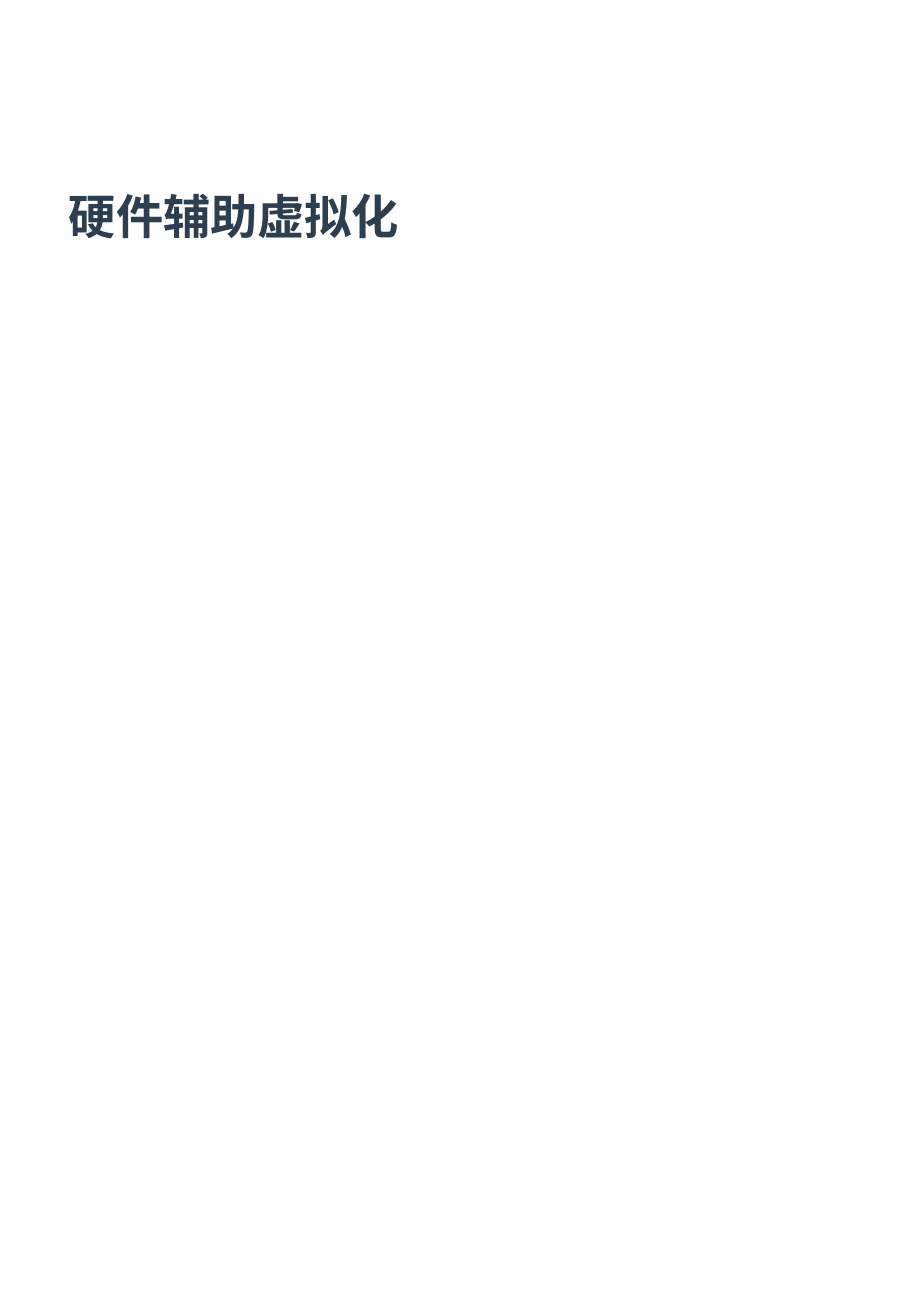
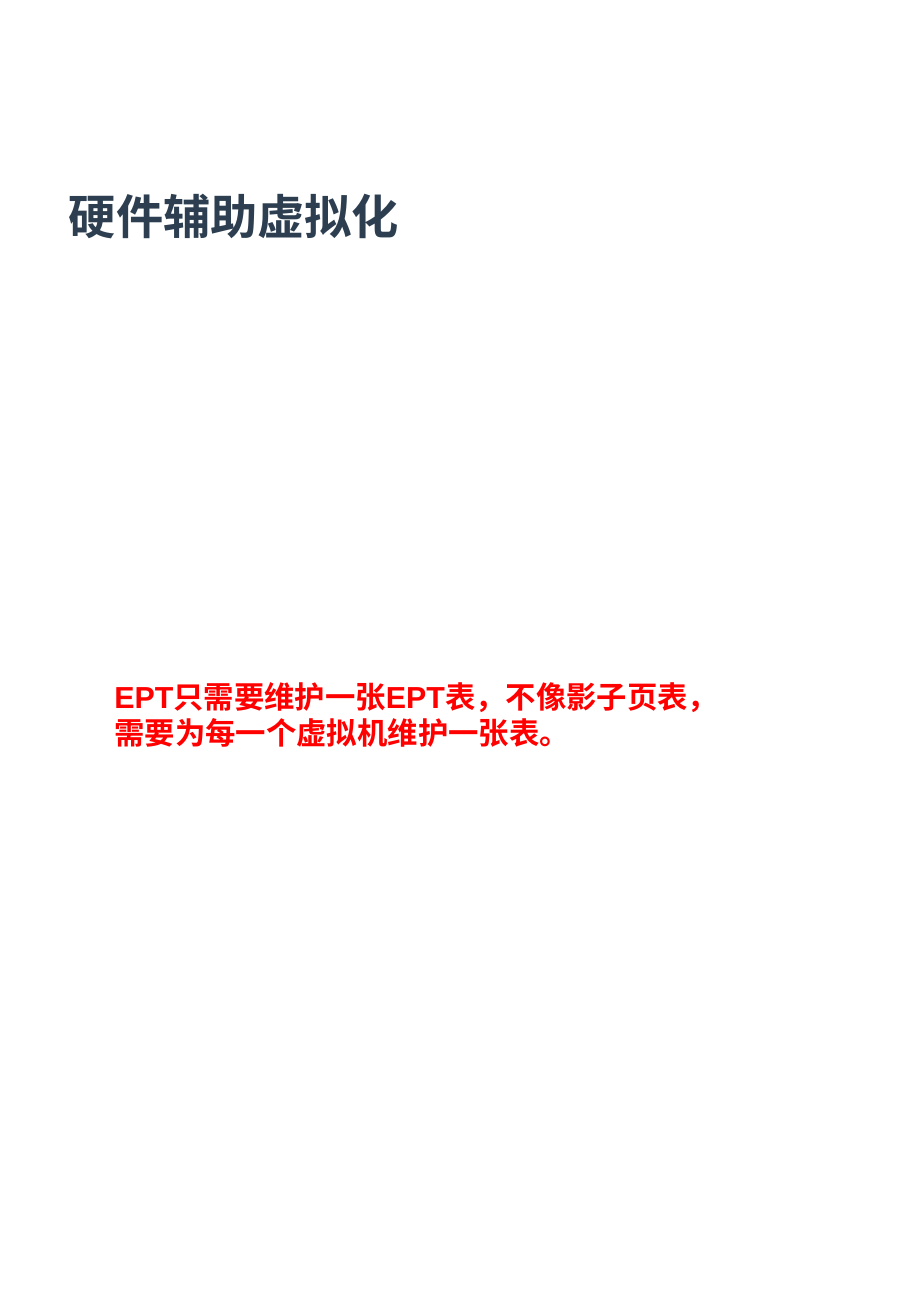
Before and after one commit to zaiqiang-dong/zaiqiang, a slide deck: slide 37 of picture/vitrualization/vitrualization.pptx. Drawn at 911x1316 pixels with LibreOffice and Linux fonts; fonts in the diff are those of the drawing. Boxes give left, top, right and bottom in pixels: in the first picture for what was removed or moved away, otherwise in the second. Text is boxed around its words. In the diff, an @@ line names an element or a change of style, - is before the commit and + after.

```diff
--- a/picture/vitrualization/vitrualization.pptx
+++ b/picture/vitrualization/vitrualization.pptx
@@ text added at (x1=114, y1=684, x2=718, y2=747), 18 pt, text #FF0000, bold @@
+EPT只需要维护一张EPT表，不像影子页表，
+需要为每一个虚拟机维护一张表。
```
Also in this commit, not shown: 8 other files.
